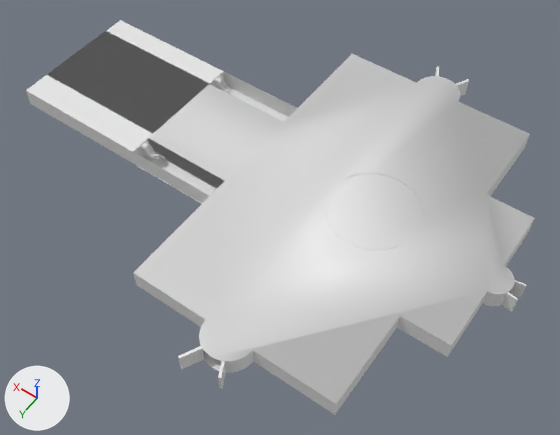
Two versions of the Blender file Museum/museum_design/museum_design.blend, one commit apart.
Both versions are drawn from a 50 mm camera at (-114.0, 762.0, 899.0) aimed at (309.0, 169.0, -32.0). Lighting does not change. The marker at lower left points along +X, +Y and +Z. Materials are left out; every surface is plain grey.

Before the edit, the objects in view are built like this:
```python
me_slab = bpy.data.meshes.new('Slab')
me_slab.from_pydata(...)  # 205 vertices, 1 face; spans x -25.0..550.0, y -187.0..437.0, z 0.0
me_slab.polygons.foreach_set('use_smooth', [True] * 1)
me_slab.materials.append(mat_slab_bottom)
me_slab.materials.append(mat_slab_top)
me_slab.materials.append(mat_slab_side)
me_stair_002 = bpy.data.meshes.new('Stair.002')
me_stair_002.from_pydata(...)  # 4222 vertices, 3151 faces; spans x -565.0..257.0, y -407.0..262.0, z -1.0..34.0
me_stair_002.polygons.foreach_set('use_smooth', [True] * 3151)
me_stair_002.materials.append(mat_stair_white)
me_stair_002.materials.append(mat_stair_wood)
me_stair_002.materials.append(mat_stair_metal)
me_stair_002.materials.append(mat_wall2_alt1)
me_stair_002.materials.append(mat_wall2_outside)
me_stair_002.materials.append(mat_slab_bottom)
me_stair_002.materials.append(mat_shivaji_5)
me_stair_002.materials.append(mat_shivaji_1)
me_stair_002.materials.append(mat_shivaji_6)
me_stair_002.materials.append(mat_shivaji_7)
me_stair_002.materials.append(mat_shahu_1)
me_stair_002.materials.append(mat_shahu_4)
me_stair_002.materials.append(mat_shahaji)
me_stair_002.materials.append(mat_shahaji_2)
me_stair_002.materials.append(mat_balaji_bajirao)
me_stair_002.materials.append(mat_pratapsingh)
me_stair_002.materials.append(mat_rajaram_3)
me_stair_002.materials.append(mat_rajaram_2)
me_stair_002.materials.append(mat_stair_glass)
ob_slab = bpy.data.objects.new('Slab', me_slab)
ob_slab.location = (-14.0, 0.0, 30.0)
_m = ob_slab.modifiers.new('Slab', 'SOLIDIFY')
_m.thickness = 0.3
_m.offset = 1.0
_m.material_offset = 1
_m.material_offset_rim = 2
_m.use_even_offset = True
_m.use_quality_normals = True
ob_stair = bpy.data.objects.new('Stair', me_stair_002)
ob_stair.location = (512.2, 200.3, 0.502)
```
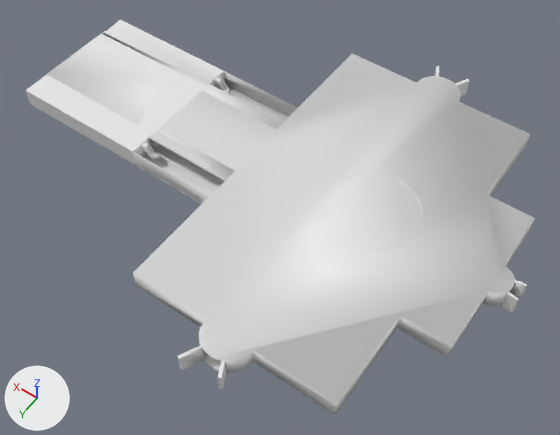
Changed parts and their boxes [x1, y1, x2, y2] in the pictures (560 x 435 px; the box of a moved part takes in the faces that stretch with it):
'Stair', reshaped, moved, modifiers changed
    before: [26, 20, 535, 415]
    after: [25, 20, 535, 415]
part 1 of me_stair_002, moved or reshaped
    before: [456, 79, 535, 298]
    after: [455, 79, 535, 299]
part 2 of me_stair_002, moved or reshaped
    before: [104, 20, 439, 122]
    after: [103, 20, 439, 129]
part 3 of me_stair_002, moved or reshaped
    before: [26, 31, 224, 367]
    after: [25, 31, 234, 367]
part 4 of me_stair_002, moved or reshaped
    before: [218, 291, 518, 415]
    after: [217, 291, 519, 415]
part 5 of me_stair_002, moved or reshaped
    before: [153, 144, 245, 373]
    after: [152, 144, 224, 371]

Edits to the bpy script that builds the scene:
```text
Change me_stair_002:
    where me_stair_002.from_pydata(...)  # 4222 vertices, 3151 faces; spans x -565.0..257.0, y -407.0..262.0, z -1.0..34.0
    used by ob_stair; location = (512.2, 200.3, 0.502)
    me_stair_002 part 1: the loose piece of 62 vertices spanning x -565.0..-304.0, y -406.0..-85.0, z -1.0..29.0 is moved by (526.0, 200.0, 1.0)
    me_stair_002 part 2: the loose piece of 60 vertices spanning x -273.0..256.0, y -407.0..-11.0, z -1.0..29.0 is moved by (526.0, 200.0, 1.0)
    me_stair_002 part 3: the loose piece of 66 vertices spanning x -273.0..257.0, y -152.0..262.0, z -1.0..29.0 is moved by (526.0, 200.0, 1.0)
    me_stair_002 part 4: the loose piece of 62 vertices spanning x -565.0..-304.0, y -65.0..254.0, z -1.0..29.0 is moved by (526.0, 200.0, 1.0)
    me_stair_002 part 5: the loose piece of 205 vertices spanning x -551.0..24.0, y -388.0..237.0, z -1.0 is moved by (526.0, 200.0, 1.0)
Change ob_stair:
    add ob_stair.parent = ob_floor
    ob_stair.location: (512.2, 200.3, 0.502) -> (11.65, 188.0, 0.0)
    add _m = ob_stair.modifiers.new('Wall', 'SOLIDIFY')
    add _m.thickness = 1.0
    add _m.offset = 0.0
    add _m.material_offset = 1
    add _m.material_offset_rim = 2
    add _m.use_even_offset = True
    add _m.use_quality_normals = True
```
